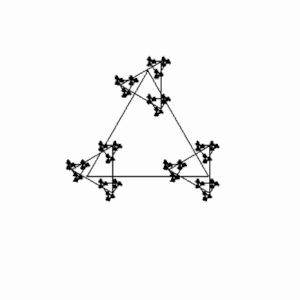
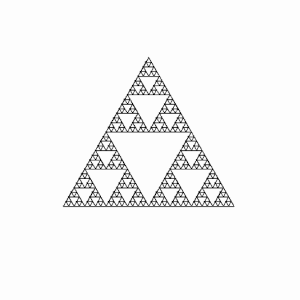
The second 300 × 300 image is a revision of the first. Changes to its layers:
painted on "Calque copié" over [62, 55, 235, 208]
